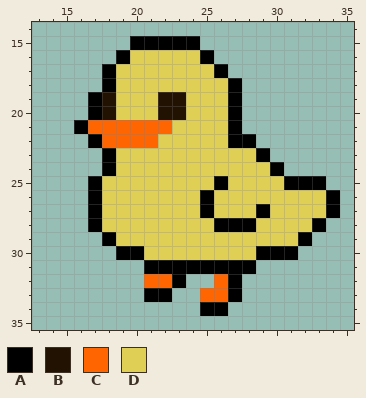
File history of a pixel-art sprite, data/gfx/waddle_left_0.png. The picture above is the old version.
The file is 1600x1600 pixels, drawn in blocks of 32x32; one block is one cell here. Shown: x 13..35, y 14..35.
Palette (. is transparent): A #000000  B #221202  C #ff6500  D #dfcf55
Pixels before, first column x 16:
15 ....AAAAA..........
16 ...ADDDDDA.........
17 ..ADDDDDDDA........
18 ..ADDDDDDDDA.......
19 .ABDDDBBDDDA.......
20 .ABDDDBBDDDA.......
21 ACCCCCCDDDDA.......
22 .ACCCCDDDDDAA......
23 ..ADDDDDDDDDDA.....
24 ..ADDDDDDDDDDDA....
25 .ADDDDDDDDADDDDAAA.
26 .ADDDDDDDADDDDDDDDA
27 .ADDDDDDDADDDADDDDA
28 .ADDDDDDDDAAADDDDA.
29 ..ADDDDDDDDDDDDDA..
30 ...AADDDDDDDDAAA...
31 .....AAAAAAAA......
32 .....CCA..CA.......
33 .....AA..CCA.......
34 .........AA........
After:
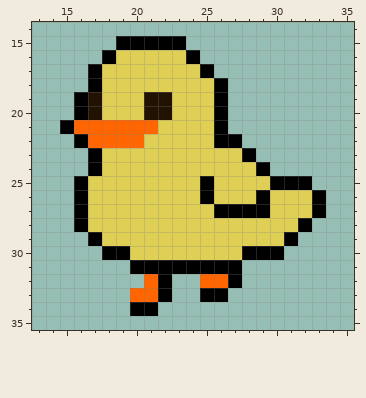
The exact change:
Changed rows in their new state; - is an unchanged pixel.
first column x 15:
15 ----A----.----------
16 ---AD----A.---------
17 --AD------A.--------
18 --AD-------A.-------
19 -ABD--B-D--A.-------
20 -ABD--B-D--A.-------
21 AC-----D---A.-------
22 -AC---D----A-.------
23 --AD---------A.-----
24 --AD----------A.----
25 -AD-------AD---A--.-
26 -AD-----------A---A.
27 -AD-------DAAA----A.
28 -AD--------DDD---A.-
29 --AD------------A.--
30 ---A-D-------A--.---
31 -----A-------.------
32 -------A.-C---------
33 -----CC---AA.-------
34 -----AA---..--------
Changed places in both pictures, as pixel boxes (x1, y1, x2, y2):
changed: (60, 36, 340, 316)
